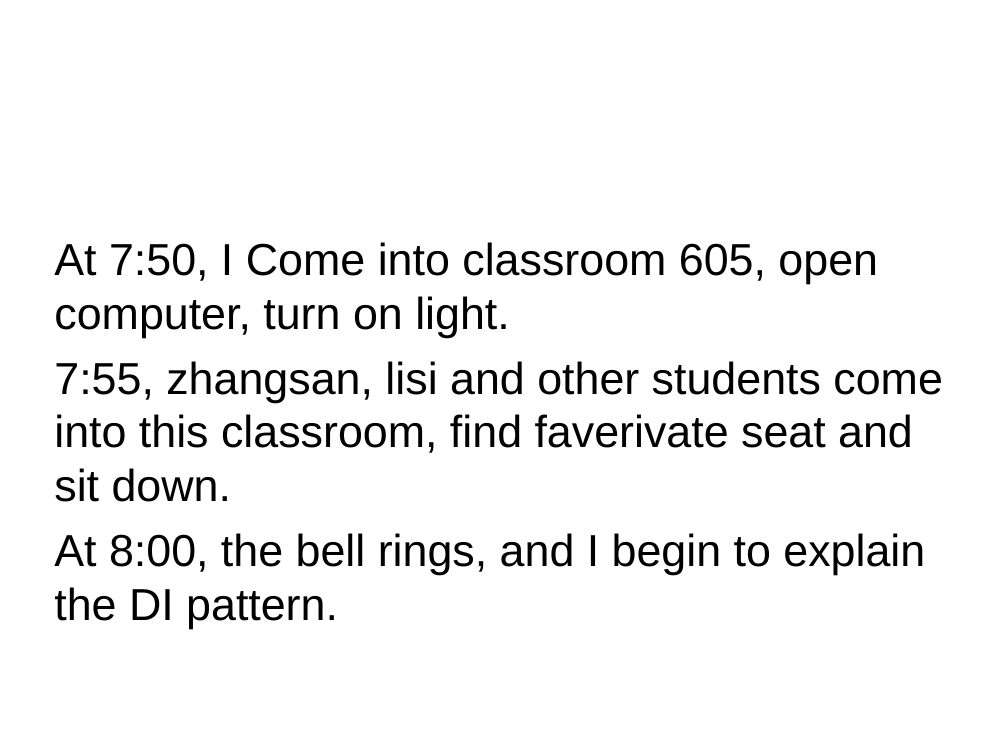
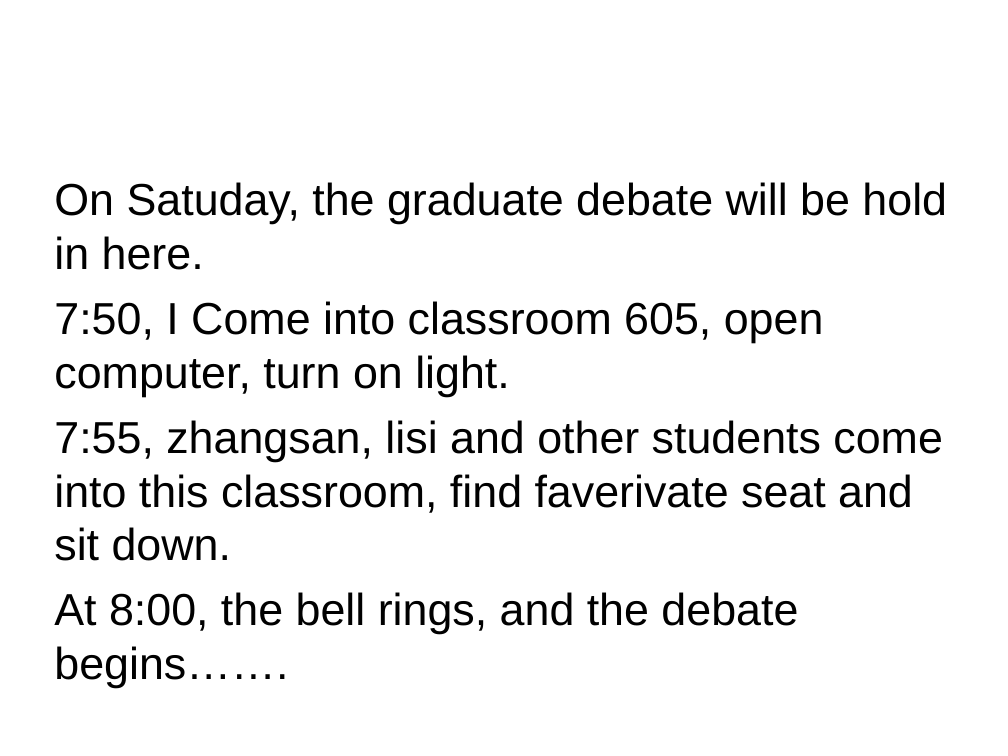
Before and after one commit to liangshanhero/sa, a slide deck: slide 2 of sa/文档/2019 软件体系结构（08）：Spring.ppt. Drawn at 1008x756 pixels with LibreOffice and Linux fonts; fonts in the diff are those of the drawing. Boxes give left, top, right and bottom in pixels: in the first picture for what was removed or moved away, otherwise in the second. Text is boxed around its words. In the diff, an @@ line names an element or a change of style, - is before the commit and + after.

```diff
--- a/sa/文档/2019 软件体系结构（08）：Spring.ppt
+++ b/sa/文档/2019 软件体系结构（08）：Spring.ppt
@@ text at <box>54,182,947,397</box>: text changed @@
-At 7:50, I Come into classroom 605, open computer, turn on light.
+On Satuday, the graduate debate will be hold in here.
+7:50, I Come into classroom 605, open computer, turn on light.
@@ text at <box>54,592,798,688</box>: text changed @@
-At 8:00, the bell rings, and I begin to explain the DI pattern.
+At 8:00, the bell rings, and the debate begins…….
```
Also in this commit, not shown: 3 other files.
